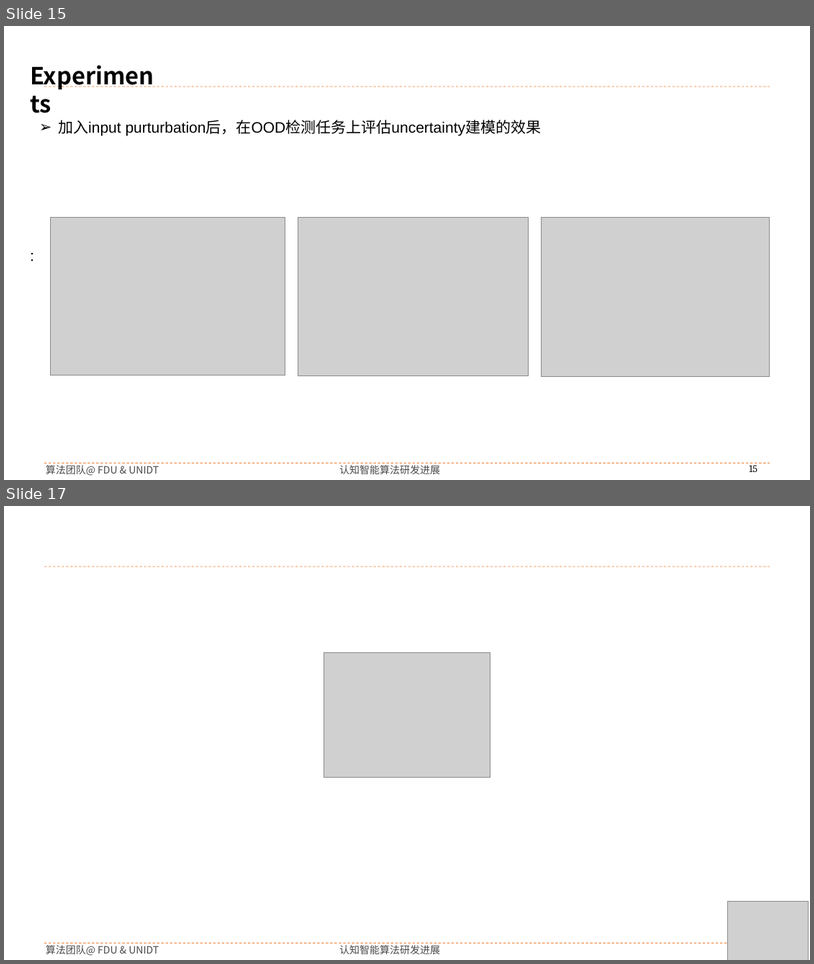
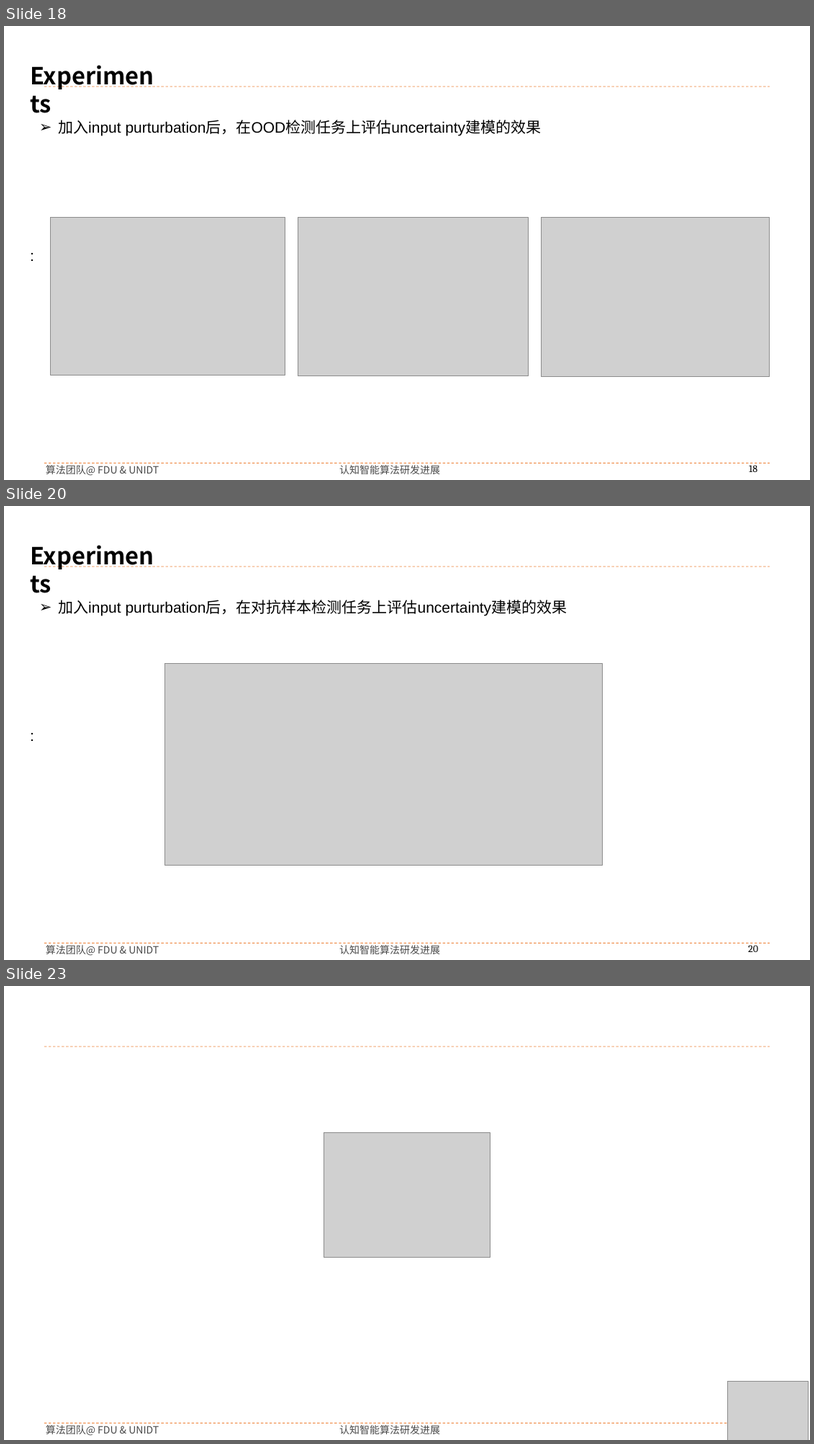
Before and after one commit to buyizhiyou/YYMUncertainty, a slide deck: pre/2024-06-21汇报.pptx. Shown one above the other, each under a label of ours: slides 15 and 17 before the commit, slides 18, 20 and 23 after it; the slides between them are not shown. The pictures are 814x964 and 814x1444 pixels, drawn with LibreOffice and Linux fonts; fonts in the diff are those of the drawing; grey boxes stand for pictures; background and template pictures are left out. Boxes give left, top, right and bottom in pixels: in the first picture for what was removed or moved away, otherwise in the second. Text is boxed around its words. In the diff, an @@ line names an element or a change of style, - is before the commit and + after.

```diff
--- a/pre/2024-06-21汇报.pptx
+++ b/pre/2024-06-21汇报.pptx
@@ slide 20 added at [4, 506, 810, 960], background #FFFFFF; not listed: 5 template elements that a slide beside it also shows @@
@@ text added at [24, 538, 165, 572], 28 pt, text #000000, bold @@
+Experiments
@@ text added at [58, 600, 568, 616], 18 pt, text #000000 @@
+➢ 加入input purturbation后，在对抗样本检测任务上评估uncertainty建模的效果
@@ picture added at [165, 663, 603, 865] @@
@@ text added at [24, 723, 101, 747], 18 pt, text #000000 @@
+:
@@ what was slide 15 is now slide 18 @@
@@ page number at [749, 462, 758, 472]: text changed @@
-15
+18
@@ what was slide 17 is now slide 23 @@
```
Also in this commit, not shown: 3 slides changed, 5 other slides added, 57 other files.
